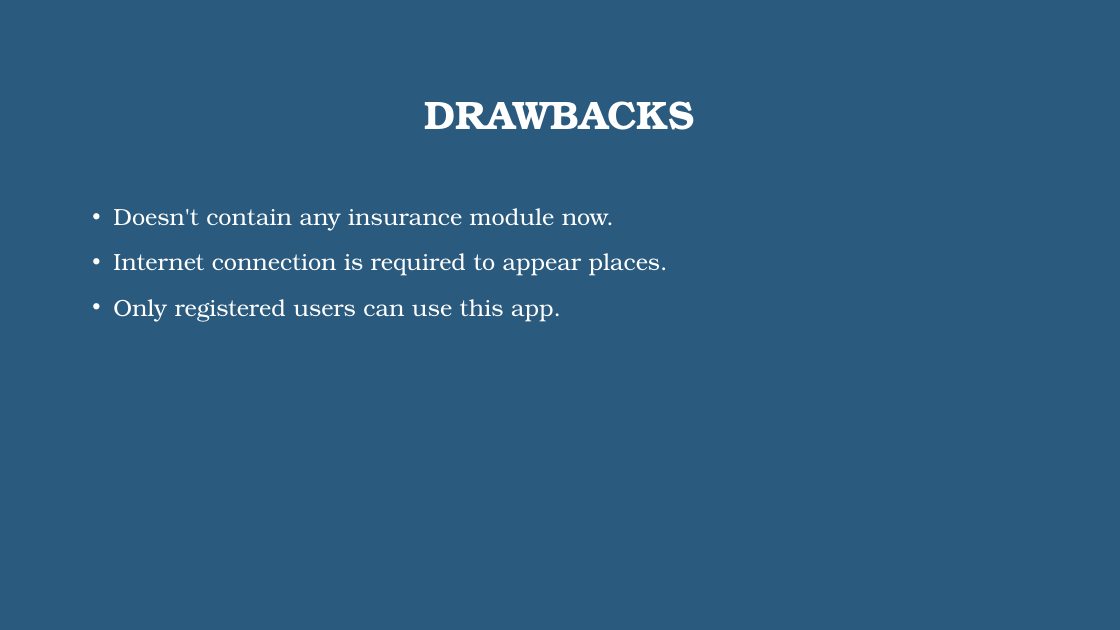
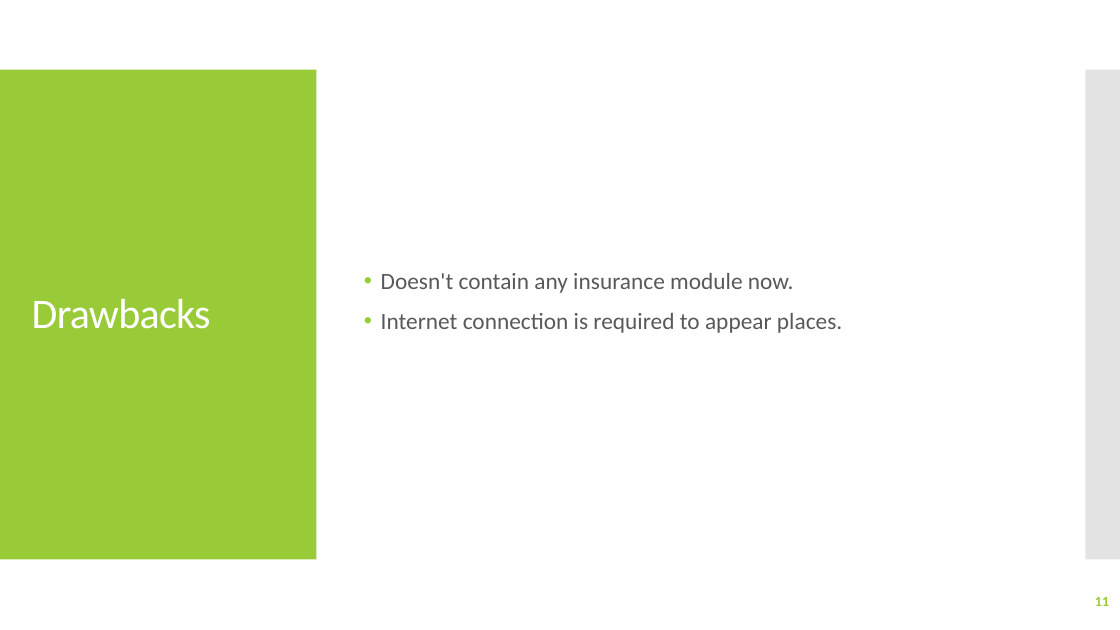
Before and after one commit to Sbdpratik/gharbeti, a slide deck: slide 11 of GharBeti.pptx (slide 9 before the commit). Drawn at 1120x630 pixels with LibreOffice and Linux fonts; fonts in the diff are those of the drawing. Boxes give left, top, right and bottom in pixels: in the first picture for what was removed or moved away, otherwise in the second. Text is boxed around its words. In the diff, an @@ line names an element or a change of style, - is before the commit and + after.

```diff
--- a/GharBeti.pptx
+++ b/GharBeti.pptx
@@ background #2A5B7F to #FFFFFF @@
@@ rectangle added at (0,70,317,560), fill #99CB38 @@
@@ text "Doesn't contain any insurance module ...": place and size @@
-text "Doesn't contain any insurance module ..." at (113,208,668,321)
+text "Doesn't contain any insurance module ..." at (381,273,842,333)
@@ text "Doesn't contain any insurance module ..." at (381,273,842,333): font TeX Gyre Bonum to Calibri, text colour #FFFFFF to #595959; indent changed; line spacing 1.2 to 0.9; more space between paragraphs; vertical alignment top to middle @@
@@ rectangle added at (1086,70,1120,560), fill #C8C8C8 at 50% opacity @@
@@ title at (32,299,211,329): text changed; size 34 to 36 pt; font TeX Gyre Bonum to Calibri; bold off @@
-DRAWBACKS
+Drawbacks
@@ text at (113,299,561,321): paragraph removed @@
-• Only registered users can use this app.
@@ page number added at (1095,597,1109,606), 12 pt, text #99CB38, bold @@
+11
```
Also in this commit, not shown: 3 other slides changed, 8 slides added, 7 slides removed, 1 other file.
